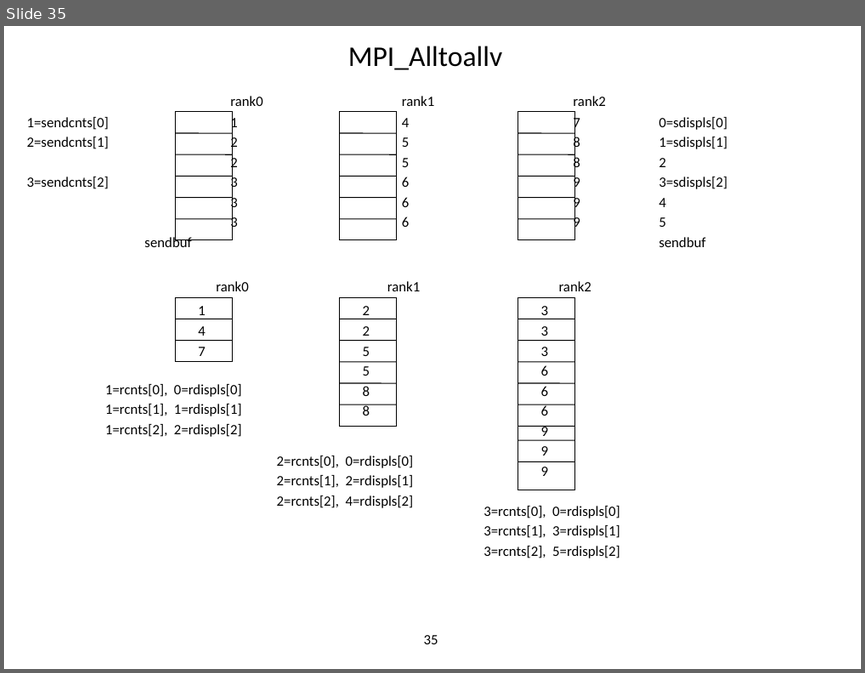
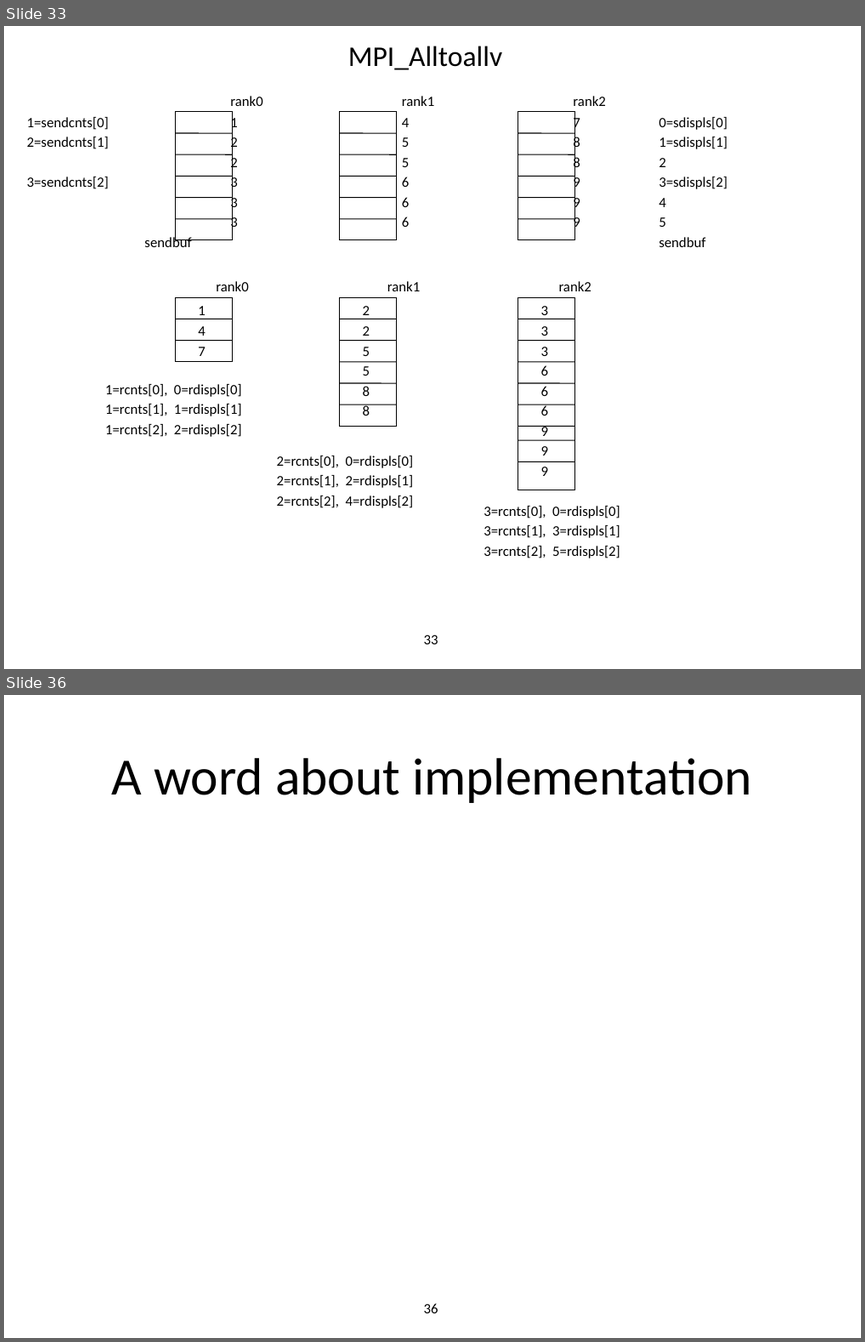
Before and after one commit to allenyllee/Parallel-Computing-Book, a slide deck: slides/MPI/MPI-collectives2.pptx. Shown one above the other, each under a label of ours: slide 35 before the commit, slides 33 and 36 after it; the slides between them are not shown. The pictures are 865x673 and 865x1342 pixels, drawn with LibreOffice and Linux fonts; fonts in the diff are those of the drawing; background and template pictures are left out. Boxes give left, top, right and bottom in pixels: in the first picture for what was removed or moved away, otherwise in the second. Text is boxed around its words. In the diff, an @@ line names an element or a change of style, - is before the commit and + after.

```diff
--- a/slides/MPI/MPI-collectives2.pptx
+++ b/slides/MPI/MPI-collectives2.pptx
@@ slide 36 added at <box>4,695,861,1338</box>, background #FFFFFF @@
@@ title added at <box>112,758,752,803</box>, 44 pt, text #000000 @@
+A word about implementation
@@ page number added at <box>424,1303,438,1313</box>, 12 pt, text #000000 @@
+36
@@ what was slide 35 is now slide 33 @@
@@ page number at <box>424,635,438,644</box>: text changed @@
-35
+33
```
Also in this commit, not shown: 1 slide changed, 5 other slides added, 3 slides removed, 1 other file.
